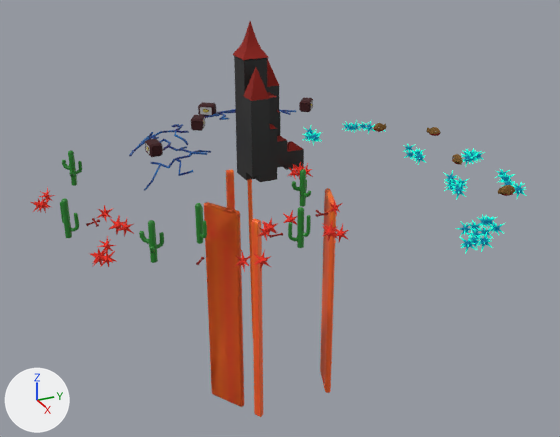
The Blender file Ciro/celeste/celeste.blend as it was, and as the next commit left it.
Camera for both pictures: a 50 mm camera at (9.73, -4.34, 4.75) aimed at (0.06, 0.16, 0.01). The axes (+X, +Y, +Z) are drawn at lower left. The lights are the same throughout.
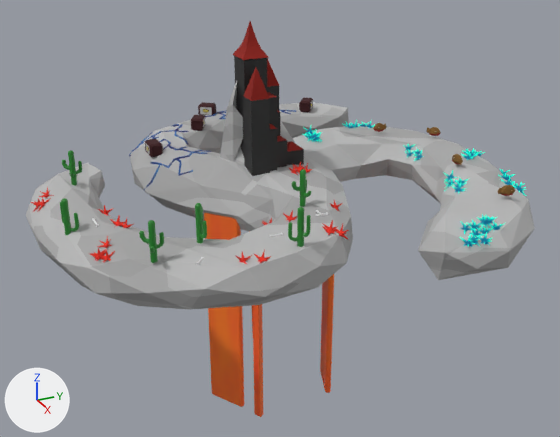
Where the newer file only moved an object's origin or applied its transform, the numbers keep the older frame.

Where the change shows, as pixel boxes [x1, y1, x2, y2] in the pictures (560 x 437 px; the box of a moved part takes in the faces that stretch with it):
'Island', shown: after [26, 80, 535, 310]
'Plane.006', deleted: before [204, 202, 244, 407]
part 1 of me_plane_011, cut back (orange): after [204, 213, 244, 407]
part 2 of me_plane_013, cut back: before [204, 188, 336, 407]; after [321, 274, 334, 382]
part 3 of me_cube_008, moved or reshaped: [373, 126, 515, 196] in both

Patch to the scene script:
```diff
--- a/Ciro/celeste/celeste.blend.py
+++ b/Ciro/celeste/celeste.blend.py
@@ me_plane_011 @@
 # used by ob_plane_004; location = (0.18, -0.77, 0.11); rotation_euler = (1.571, 0.0, 0.535), in degrees (90, 0, 31); scale = (0.313, 0.313, 0.313)
 # verts and faces of me_plane_011; kept vertices keep their numbers, new ones are numbered from 8
 # before: 0 (-1.0, -1.0, 0.0), 1 (1.0, -1.0, 0.0), 2 (-1.0, 1.0, 0.0), 3 (1.0, 1.0, 0.0), 4 (-1.0, -1.0, 0.0)
 # before: 5 (1.0, -1.0, 0.0), 6 (-1.01, -9.69, -0.01), 7 (0.99, -9.69, -0.01)
-me_plane_011.from_pydata(...)  # 8 vertices, 3 faces; spans x -1.01..1.0, y -9.69..1.0, z -0.01..0.0
+me_plane_011.from_pydata(...)  # 4 vertices, 1 face; spans x -1.01..1.0, y -9.69..1.0, z -0.01..0.0
+# me_plane_011 part 1
+delete_vertices([0, 1, 4, 5])  # with the faces that use them
+faces += [(2, 6, 7, 3)]
 me_plane_011.materials.append(mat_lava)
@@ me_plane_013 @@
 # used by ob_plane_007; location = (0.41, 0.88, 0.07); rotation_euler = (1.571, 0.0, -0.343), in degrees (90, 0, -20); scale = (0.313, 0.313, 0.313)
 # verts and faces of me_plane_013; kept vertices keep their numbers, new ones are numbered from 8
 # before: 0 (-1.0, -1.0, 0.0), 1 (1.0, -1.0, 0.0), 2 (-1.0, 1.0, 0.0), 3 (1.0, 1.0, 0.0), 4 (-1.0, -1.0, 0.0)
 # before: 5 (1.0, -1.0, 0.0), 6 (-1.01, -9.69, -0.01), 7 (0.99, -9.69, -0.01)
-me_plane_013.from_pydata(...)  # 8 vertices, 3 faces; spans x -1.01..1.0, y -9.69..1.0, z -0.01..0.0
+me_plane_013.from_pydata(...)  # 4 vertices, 1 face; spans x -1.01..1.0, y -9.69..1.0, z -0.01..0.0
+# me_plane_013 part 2
+delete_vertices([0, 1, 4, 5])  # with the faces that use them
+faces += [(2, 6, 7, 3)]
 me_plane_013.materials.append(mat_lava)
@@ me_cube_008 @@
 me_cube_008.from_pydata(...)  # 81 vertices, 142 faces; spans x -1.77..1.43, y -0.77..0.0, z 0.59..2.31
 # used by ob_cube_020; location = (-0.62, 2.26, 0.85); rotation_euler = (0.0, 0.0, -1.616), in degrees (0, 0, -93); scale = (0.0781, 0.0781, 0.0781)
+# me_cube_008 part 3: the whole mesh is scaled about the mesh origin by 0.0781
 me_cube_008.materials.append(mat_puffertop)
@@ ob_island @@
 ob_island.location = (0.0, 0.0, 0.0)
-ob_island.hide_set(True)
@@ ob_plane_006 @@
-ob_plane_006 = bpy.data.objects.new('Plane.006', me_plane_013)
-ob_plane_006.location = (0.18, -0.77, 0.11)
-ob_plane_006.rotation_euler = (1.571, 0.0, 0.535)  # degrees (90, 0, 31)
-ob_plane_006.scale = (0.313, 0.313, 0.313)
-_m = ob_plane_006.modifiers.new('Solidify', 'SOLIDIFY')
-_m.thickness = -0.3
-_m = ob_plane_006.modifiers.new('Bevel', 'BEVEL')
-_m.width = 0.13
-_m.width_pct = 0.13
-_m.segments = 3
@@ ob_cube_019 @@
 ob_cube_019.rotation_euler = (0.0, 0.0, 2.975)  # degrees (0, 0, 170)
-ob_cube_019.scale = (0.0781, 0.0781, 0.0781)
 _m = ob_cube_019.modifiers.new('Mirror', 'MIRROR')
```
